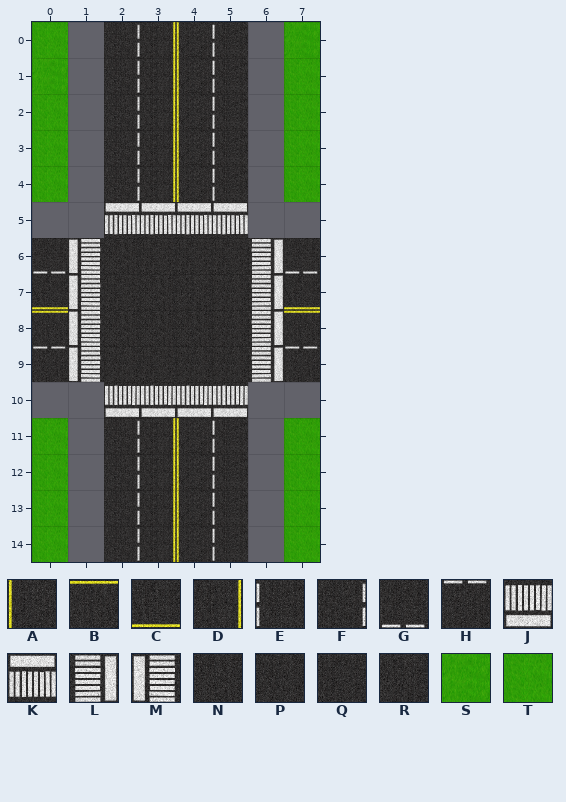
Two states of a Tiled map, Traffic_Cop/Assets/Map/level4v2.tmx. The picture above is the old version.
Cells are 128x128 px. Shown: x 0..7, y 0..14.
Key: from "roads": A 0, B 1, C 2, D 3, E 4, F 5, G 6, H 7, J 8, K 9, L 10, M 11, N 16, P 17, Q 18, R 19, S 25, T 26.
_ is an empty cell.
Layer "Tile Layer 1" before, first column x 0:
 0 T_FDAE_S
 1 S_FDAE_T
 2 T_FDAE_T
 3 T_FDAE_T
 4 T_FDAE_T
 5 __KKKK__
 6 GMNQQQLG
 7 CMQNRPLC
 8 BMNNNPLB
 9 HMPQPPLH
10 __JJJJ__
11 T_FDAE_T
12 T_FDAE_T
13 T_FDAE_T
14 T_FDAE_T
After:
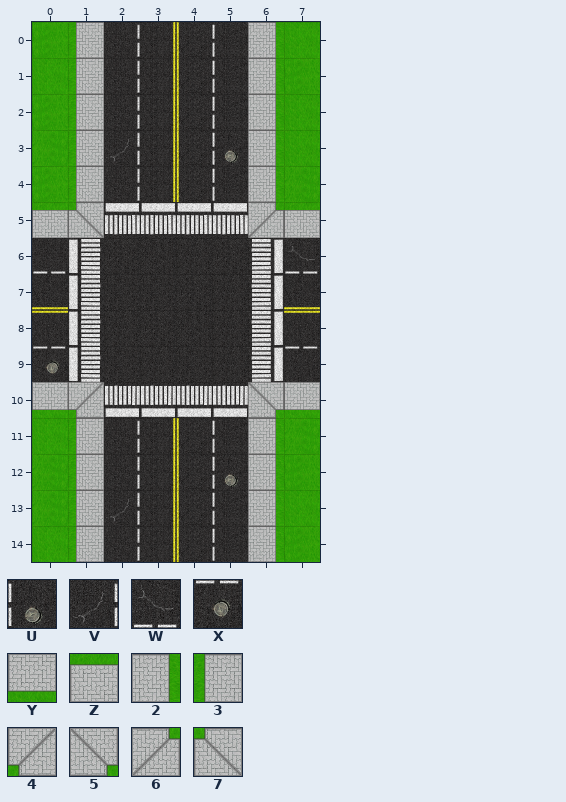
Further tiles: from "RoadTilesV2": U 12, V 13, W 14, X 15, Y 28, Z 29, 2 30, 3 31, 4 36, 5 37, 6 38, 7 39.
Edits made:
Changed rows in their new state; . is an unchanged cell.
Layer "Tile Layer 1":
first column x 0:
 0 .3....2.
 1 .3....2.
 2 .3....2.
 3 .3V..U2.
 4 .3....2.
 5 Z7....6Z
 6 ..RNPR.W
 7 ...Q....
 8 ..PR....
 9 X.QPQ...
10 Y4....5Y
11 .3....2.
12 .3...U2.
13 .3V...2.
14 .3....2.
Boxes around the changes in both pictures, in picture pixels (x1, y1, x2, y2):
changed: (32, 22, 320, 562)
